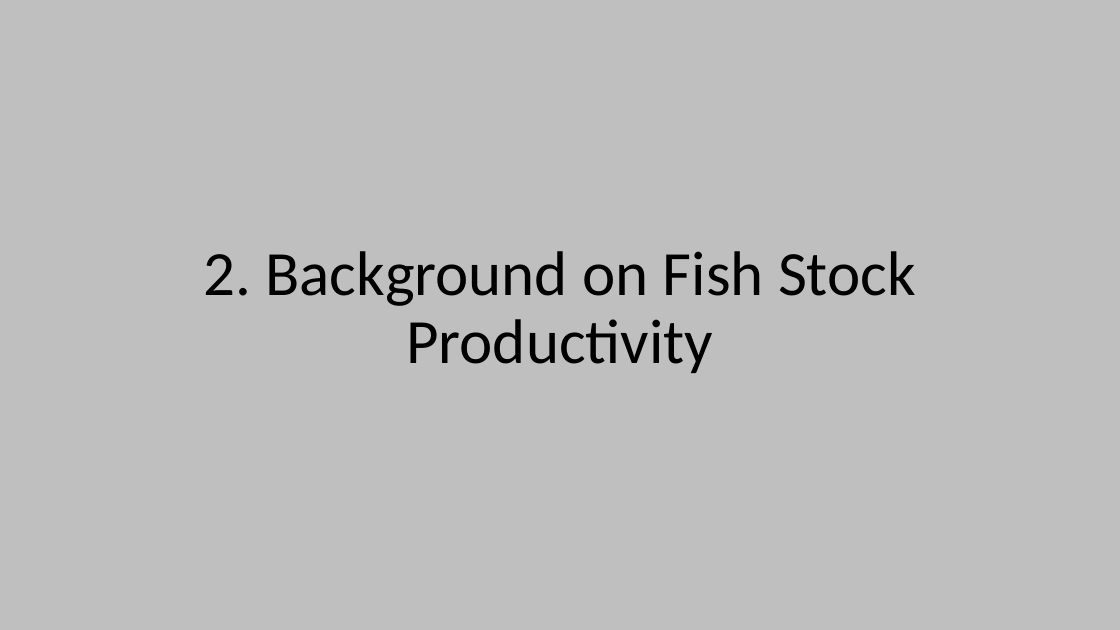
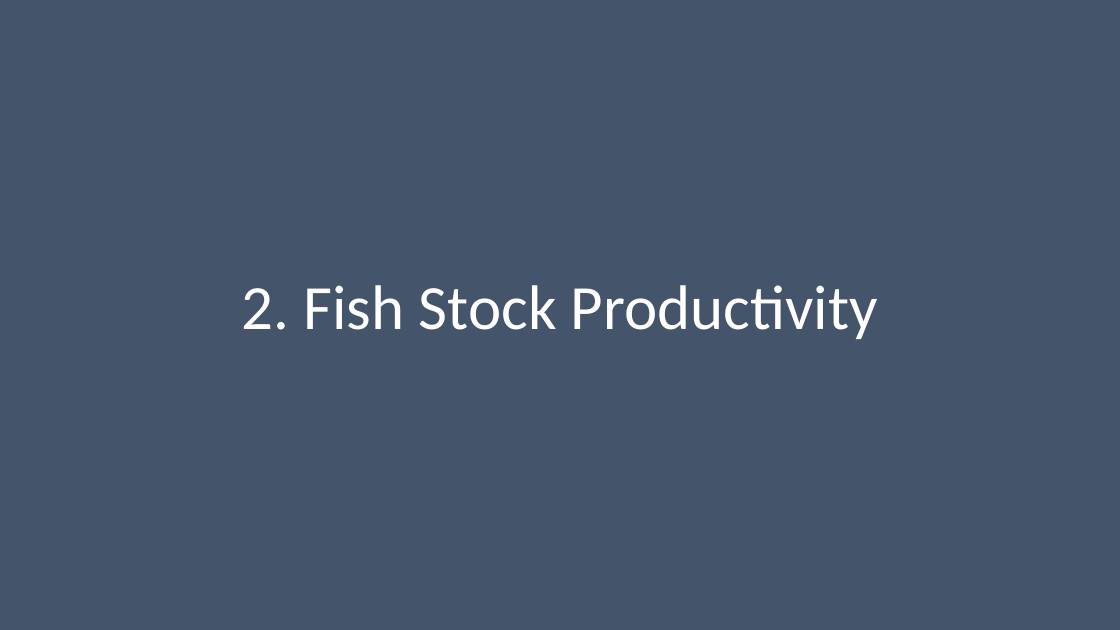
Before and after one commit to TESA-workshops/Ref-Pt-101, a slide deck: slide 26 of RefPt101_draft+rf.pptx (slide 13 before the commit). Drawn at 1120x630 pixels with LibreOffice and Linux fonts; fonts in the diff are those of the drawing. Boxes give left, top, right and bottom in pixels: in the first picture for what was removed or moved away, otherwise in the second. Text is boxed around its words. In the diff, an @@ line names an element or a change of style, - is before the commit and + after.

```diff
--- a/RefPt101_draft+rf.pptx
+++ b/RefPt101_draft+rf.pptx
@@ rectangle at (0, 0, 1120, 630): fill #BFBFBF to #44546A @@
@@ title at (242, 285, 878, 339): text changed; text colour #000000 to #FFFFFF @@
-2. Background on Fish Stock Productivity
+2. Fish Stock Productivity
```
Also in this commit, not shown: 15 other slides changed, 12 slides added, 1 slide removed.
